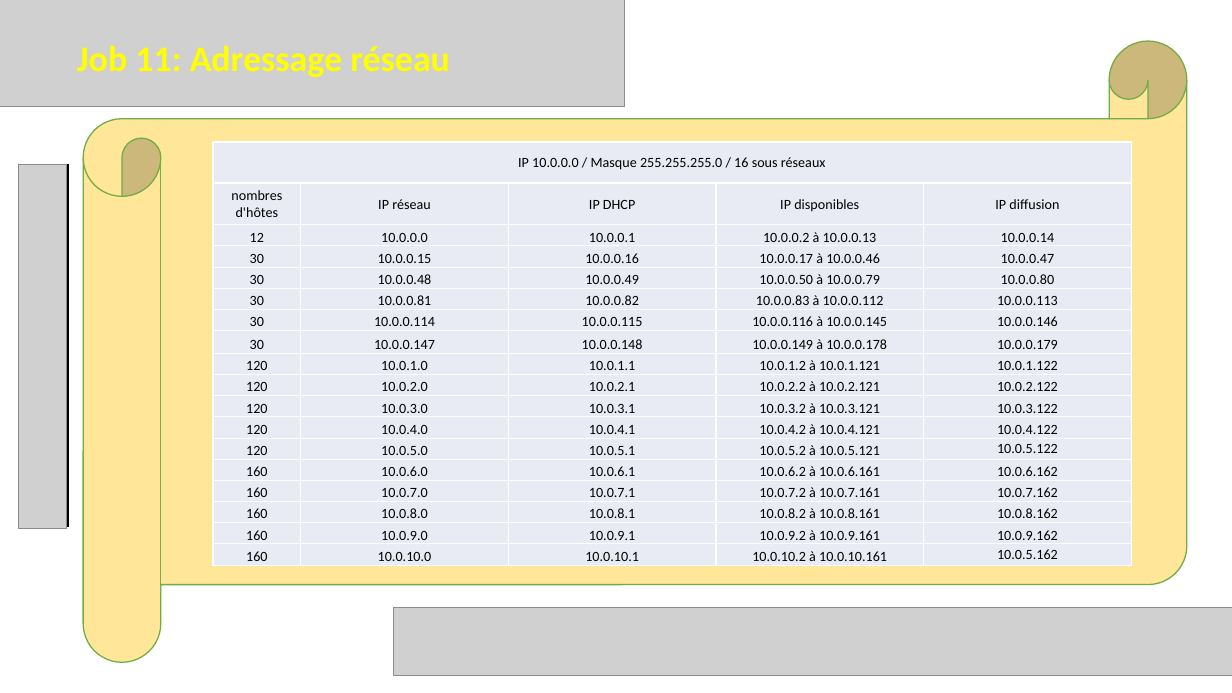
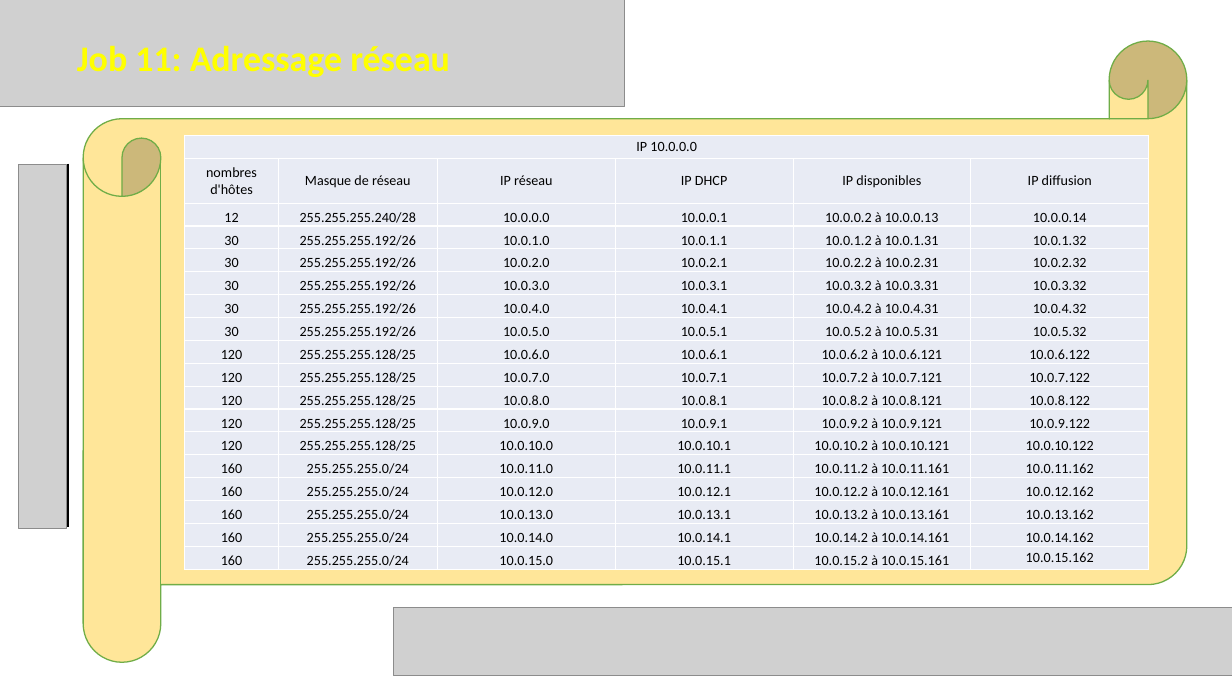
Before and after one commit to anthony-yrles/le_reseau, a slide deck: slide 13 of reseau.pptx. Drawn at 1232x693 pixels with LibreOffice and Linux fonts; fonts in the diff are those of the drawing; grey boxes stand for pictures. Boxes give left, top, right and bottom in pixels: in the first picture for what was removed or moved away, otherwise in the second. Text is boxed around its words. In the diff, an @@ line names an element or a change of style, - is before the commit and + after.

```diff
--- a/reseau.pptx
+++ b/reseau.pptx
@@ table at (x1=185, y1=135, x2=1147, y2=570) @@
-column 1: IP 10.0.0.0 / Masque 255.255.255.0 / 16 sous réseaux | nombres d'hôtes | 12 | 30 | 30 | 30 | 30 | 30 | 120 | 120 | 120 | 120 | 120 | 160 | 160 | 160 | 160 | 160
-column 2:  | IP réseau | 10.0.0.0 | 10.0.0.15 | 10.0.0.48 | 10.0.0.81 | 10.0.0.114 | 10.0.0.147 | 10.0.1.0 | 10.0.2.0 | 10.0.3.0 | 10.0.4.0 | 10.0.5.0 | 10.0.6.0 | 10.0.7.0 | 10.0.8.0 | 10.0.9.0 | 10.0.10.0
-column 3:  | IP DHCP | 10.0.0.1 | 10.0.0.16 | 10.0.0.49 | 10.0.0.82 | 10.0.0.115 | 10.0.0.148 | 10.0.1.1 | 10.0.2.1 | 10.0.3.1 | 10.0.4.1 | 10.0.5.1 | 10.0.6.1 | 10.0.7.1 | 10.0.8.1 | 10.0.9.1 | 10.0.10.1
-column 4:  | IP disponibles | 10.0.0.2 à 10.0.0.13 | 10.0.0.17 à 10.0.0.46 | 10.0.0.50 à 10.0.0.79 | 10.0.0.83 à 10.0.0.112 | 10.0.0.116 à 10.0.0.145 | 10.0.0.149 à 10.0.0.178 | 10.0.1.2 à 10.0.1.121 | 10.0.2.2 à 10.0.2.121 | 10.0.3.2 à 10.0.3.121 | 10.0.4.2 à 10.0.4.121 | 10.0.5.2 à 10.0.5.121 | 10.0.6.2 à 10.0.6.161 | 10.0.7.2 à 10.0.7.161 | 10.0.8.2 à 10.0.8.161 | 10.0.9.2 à 10.0.9.161 | 10.0.10.2 à 10.0.10.161
-column 5:  | IP diffusion | 10.0.0.14 | 10.0.0.47 | 10.0.0.80 | 10.0.0.113 | 10.0.0.146 | 10.0.0.179 | 10.0.1.122 | 10.0.2.122 | 10.0.3.122 | 10.0.4.122 | 10.0.5.122 | 10.0.6.162 | 10.0.7.162 | 10.0.8.162 | 10.0.9.162 | 10.0.5.162
+column 1: IP 10.0.0.0 | nombres d'hôtes | 12 | 30 | 30 | 30 | 30 | 30 | 120 | 120 | 120 | 120 | 120 | 160 | 160 | 160 | 160 | 160
+column 2:  | Masque de réseau | 255.255.255.240/28 | 255.255.255.192/26 | 255.255.255.192/26 | 255.255.255.192/26 | 255.255.255.192/26 | 255.255.255.192/26 | 255.255.255.128/25 | 255.255.255.128/25 | 255.255.255.128/25 | 255.255.255.128/25 | 255.255.255.128/25 | 255.255.255.0/24 | 255.255.255.0/24 | 255.255.255.0/24 | 255.255.255.0/24 | 255.255.255.0/24
+column 3:  | IP réseau | 10.0.0.0 | 10.0.1.0 | 10.0.2.0 | 10.0.3.0 | 10.0.4.0 | 10.0.5.0 | 10.0.6.0 | 10.0.7.0 | 10.0.8.0 | 10.0.9.0 | 10.0.10.0 | 10.0.11.0 | 10.0.12.0 | 10.0.13.0 | 10.0.14.0 | 10.0.15.0
+column 4:  | IP DHCP | 10.0.0.1 | 10.0.1.1 | 10.0.2.1 | 10.0.3.1 | 10.0.4.1 | 10.0.5.1 | 10.0.6.1 | 10.0.7.1 | 10.0.8.1 | 10.0.9.1 | 10.0.10.1 | 10.0.11.1 | 10.0.12.1 | 10.0.13.1 | 10.0.14.1 | 10.0.15.1
+column 5:  | IP disponibles | 10.0.0.2 à 10.0.0.13 | 10.0.1.2 à 10.0.1.31 | 10.0.2.2 à 10.0.2.31 | 10.0.3.2 à 10.0.3.31 | 10.0.4.2 à 10.0.4.31 | 10.0.5.2 à 10.0.5.31 | 10.0.6.2 à 10.0.6.121 | 10.0.7.2 à 10.0.7.121 | 10.0.8.2 à 10.0.8.121 | 10.0.9.2 à 10.0.9.121 | 10.0.10.2 à 10.0.10.121 | 10.0.11.2 à 10.0.11.161 | 10.0.12.2 à 10.0.12.161 | 10.0.13.2 à 10.0.13.161 | 10.0.14.2 à 10.0.14.161 | 10.0.15.2 à 10.0.15.161
+column 6:  | IP diffusion | 10.0.0.14 | 10.0.1.32 | 10.0.2.32 | 10.0.3.32 | 10.0.4.32 | 10.0.5.32 | 10.0.6.122 | 10.0.7.122 | 10.0.8.122 | 10.0.9.122 | 10.0.10.122 | 10.0.11.162 | 10.0.12.162 | 10.0.13.162 | 10.0.14.162 | 10.0.15.162
@@ table resized from (x1=213, y1=142, x2=1133, y2=567) to (x1=185, y1=135, x2=1147, y2=570) @@
```
Also in this commit, not shown: 3 other slides changed, 1 other file.
